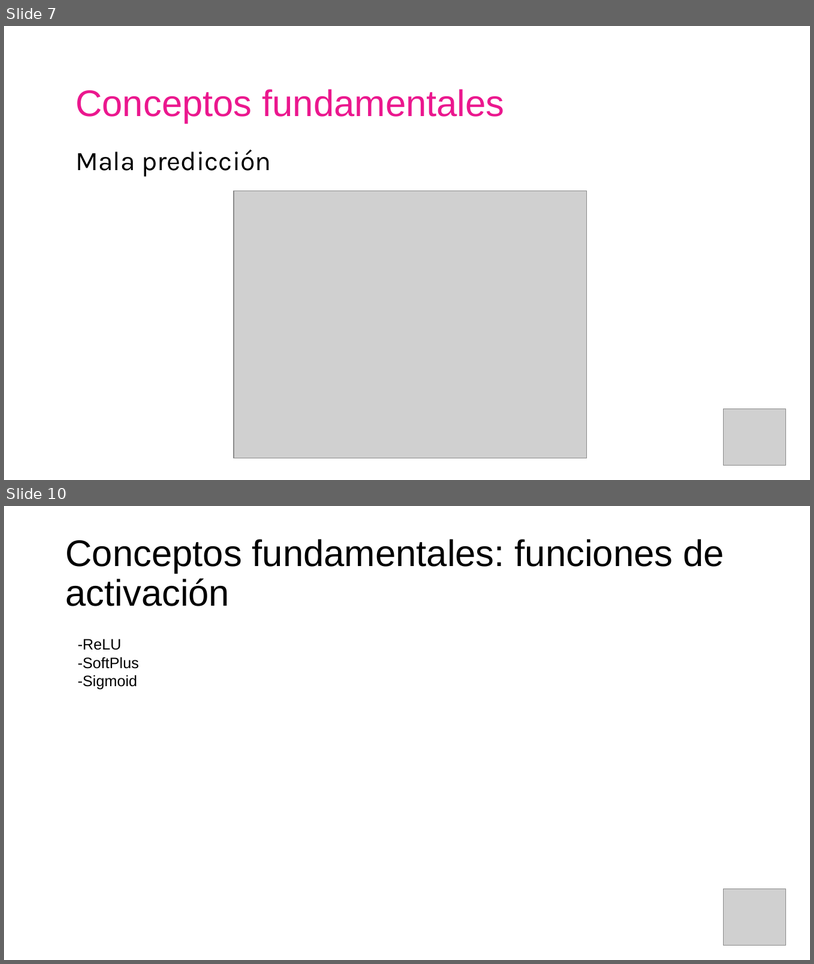
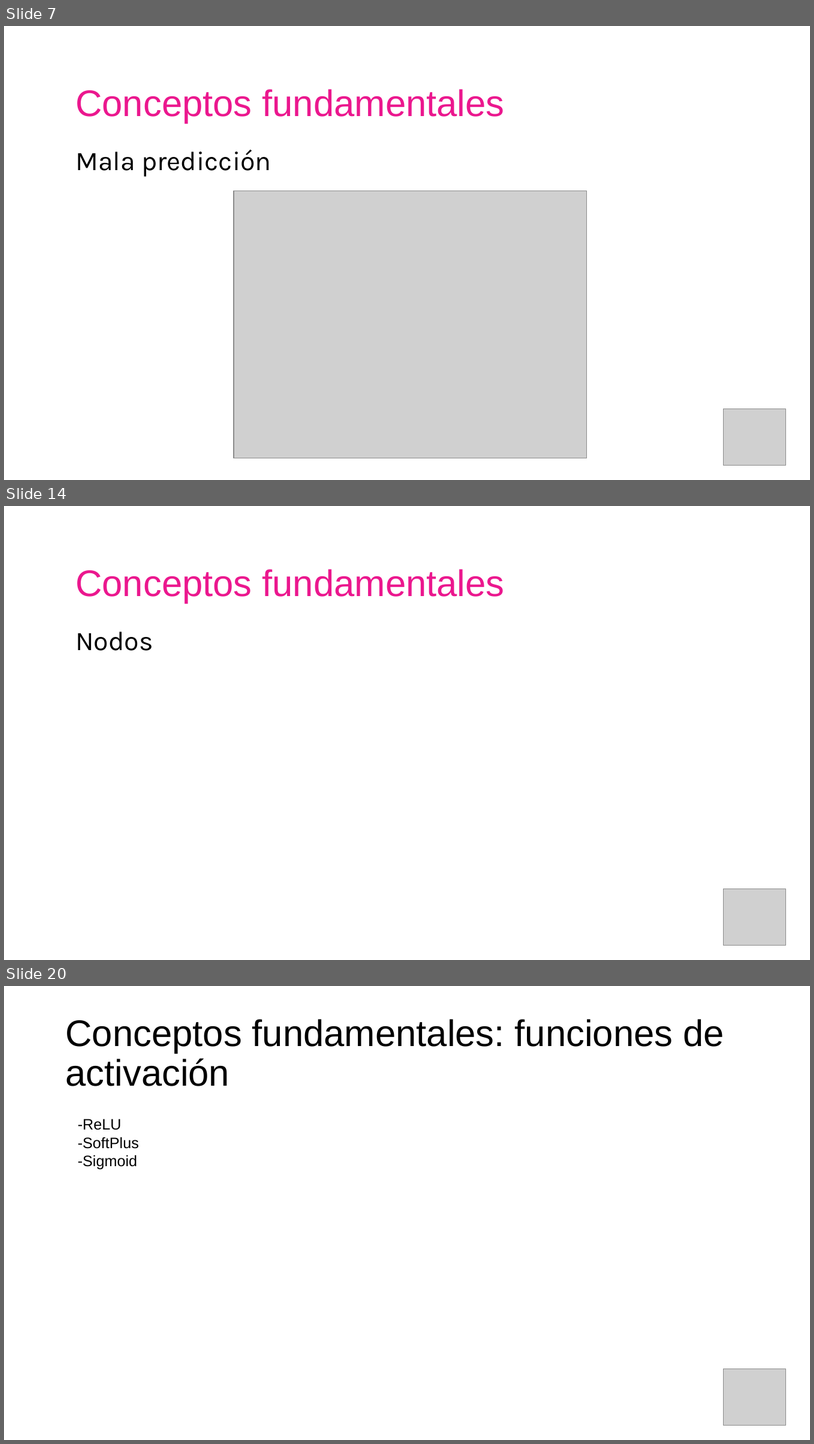
Before and after one commit to AISC-Madrid/workshop-materials, a slide deck: Neural Networks/Slides.pptx. Shown one above the other, each under a label of ours: slides 7 and 10 before the commit, slides 7, 14 and 20 after it; the slides between them are not shown. The pictures are 814x964 and 814x1444 pixels, drawn with LibreOffice and Linux fonts; fonts in the diff are those of the drawing; grey boxes stand for pictures. Boxes give left, top, right and bottom in pixels: in the first picture for what was removed or moved away, otherwise in the second. Text is boxed around its words. In the diff, an @@ line names an element or a change of style, - is before the commit and + after.

```diff
--- a/Neural Networks/Slides.pptx
+++ b/Neural Networks/Slides.pptx
@@ slide 14 added at bbox=[4, 506, 810, 960], background #FFFFFF @@
@@ text added at bbox=[75, 569, 505, 603], 44 pt, text #EB178E @@
+Conceptos fundamentales
@@ text added at bbox=[75, 631, 153, 651], 32 pt, text #000000 @@
+Nodos
@@ picture added at bbox=[724, 889, 786, 945] @@
@@ what was slide 10 is now slide 20 @@
```
Also in this commit, not shown: 2 slides changed, 9 other slides added, 10 other files.
